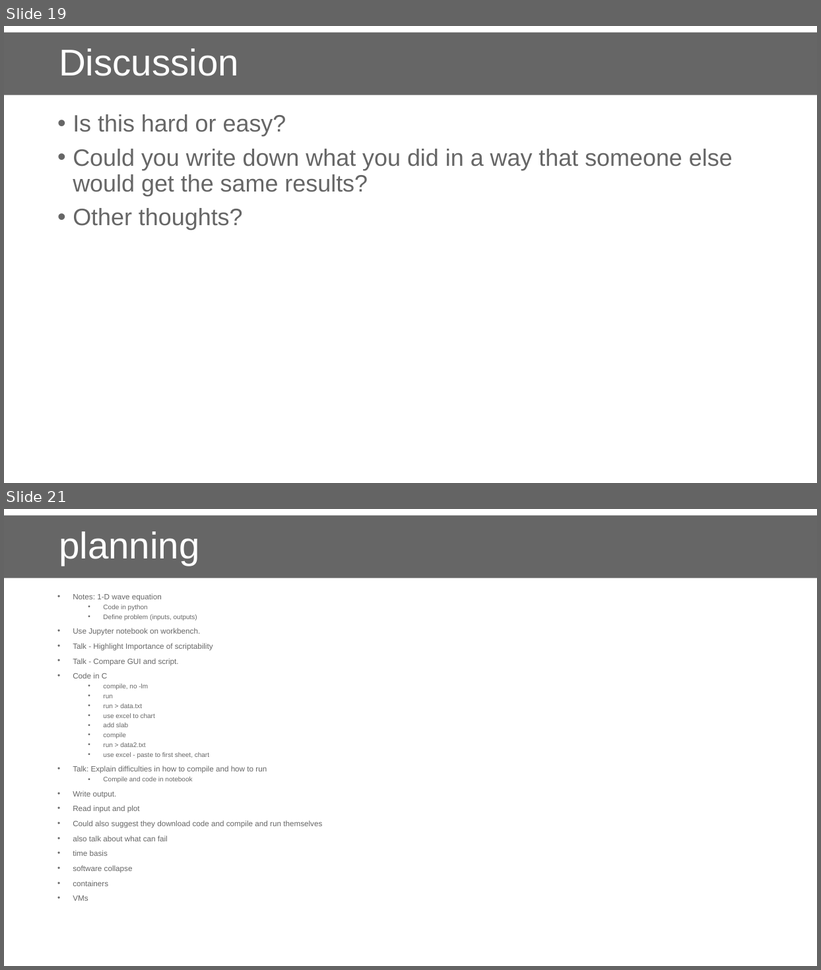
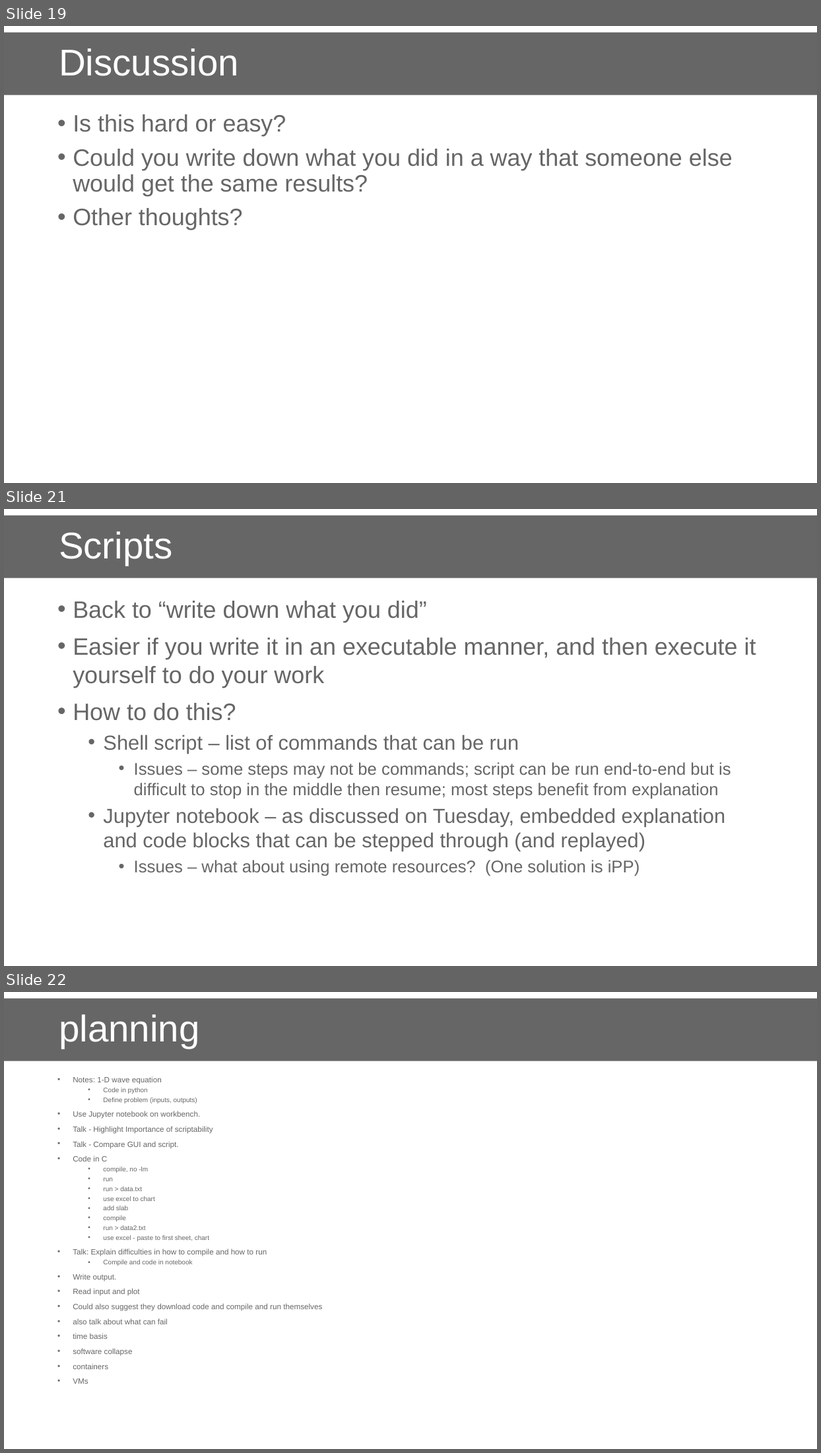
Before and after one commit to danielskatz/repro-fdtd1d, a slide deck: comp-repro.pptx. Shown one above the other, each under a label of ours: slides 19 and 21 before the commit, slides 19, 21 and 22 after it; the slides between them are not shown. The pictures are 821x970 and 821x1453 pixels, drawn with LibreOffice and Linux fonts; fonts in the diff are those of the drawing; background and template pictures are left out. Boxes give left, top, right and bottom in pixels: in the first picture for what was removed or moved away, otherwise in the second. Text is boxed around its words. In the diff, an @@ line names an element or a change of style, - is before the commit and + after.

```diff
--- a/comp-repro.pptx
+++ b/comp-repro.pptx
@@ slide 21 added at <box>4,509,817,966</box>, background picture (left out) @@
@@ title added at <box>4,515,817,578</box>, fill #666666, 44 pt, text #FFFFFF @@
+Scripts
@@ text added at <box>73,601,756,877</box>, 20 pt, text #666666 @@
+• Back to “write down what you did”
+• Easier if you write it in an executable manner, and then execute it yourself to do your work
+• How to do this?
+  • Shell script – list of commands that can be run
+    • Issues – some steps may not be commands; script can be run end-to-end but is difficult to stop in the middle then resume; most steps benefit from explanation
+  • Jupyter notebook – as discussed on Tuesday, embedded explanation and code blocks that can be stepped through (and replayed)
+    • Issues – what about using remote resources? (One solution is iPP)
@@ what was slide 21 is now slide 22 @@
```
Also in this commit, not shown: 1 slide changed.
